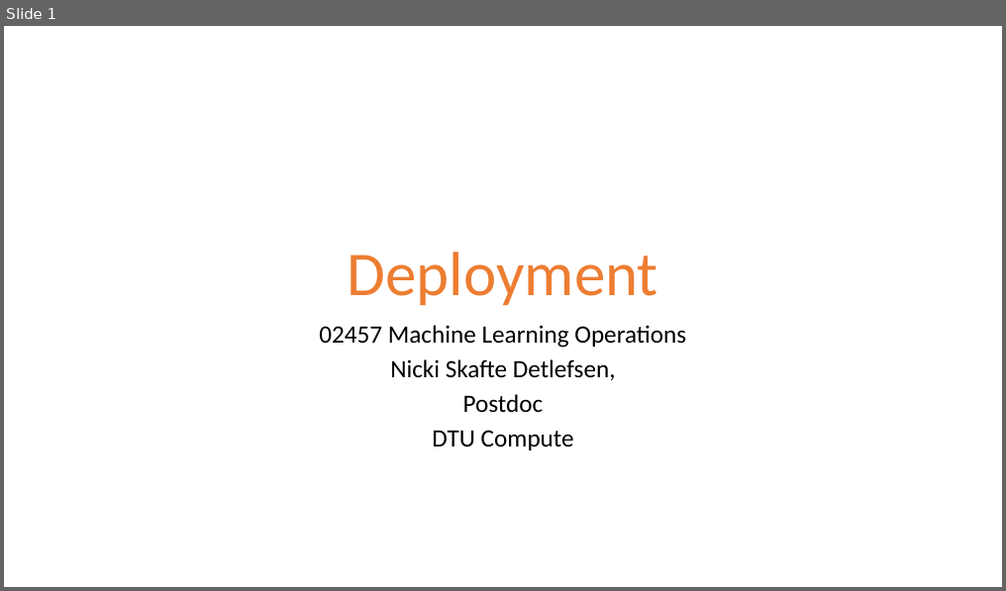
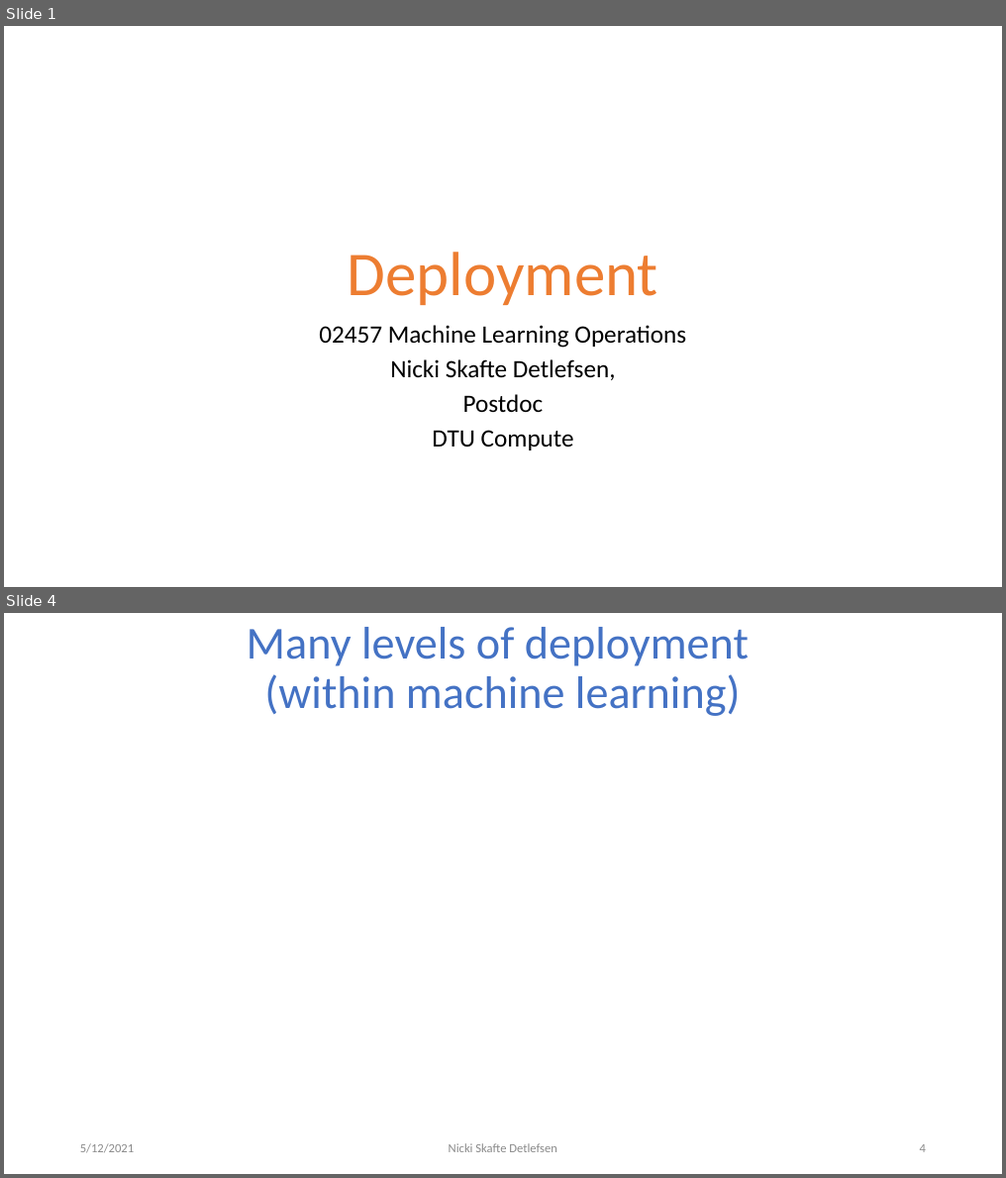
Before and after one commit to DeepEasterbunny/dtu_mlops, a slide deck: 10_deployment/deployment.pptx. Shown one above the other, each under a label of ours: slide 1 before the commit, slides 1 and 4 after it; the slides between them are not shown. The pictures are 1006x591 and 1006x1178 pixels, drawn with LibreOffice and Linux fonts; fonts in the diff are those of the drawing; grey boxes stand for pictures; background and template pictures are left out. Boxes give left, top, right and bottom in pixels: in the first picture for what was removed or moved away, otherwise in the second. Text is boxed around its words. In the diff, an @@ line names an element or a change of style, - is before the commit and + after.

```diff
--- a/10_deployment/deployment.pptx
+++ b/10_deployment/deployment.pptx
@@ slide 4 added at <box>4,613,1002,1174</box>, background #FFFFFF @@
@@ title added at <box>247,627,748,716</box>, 44 pt, text #4472C4 @@
+Many levels of deployment
+(within machine learning)
@@ text added at <box>80,1144,134,1154</box>, 12 pt, text #8C8C8C @@
+5/12/2021
@@ text added at <box>449,1144,557,1153</box>, 12 pt, text #8C8C8C @@
+Nicki Skafte Detlefsen
@@ page number added at <box>920,1145,926,1153</box>, 12 pt, text #8C8C8C @@
+4
```
Also in this commit, not shown: 4 other slides added, 10 other files.
